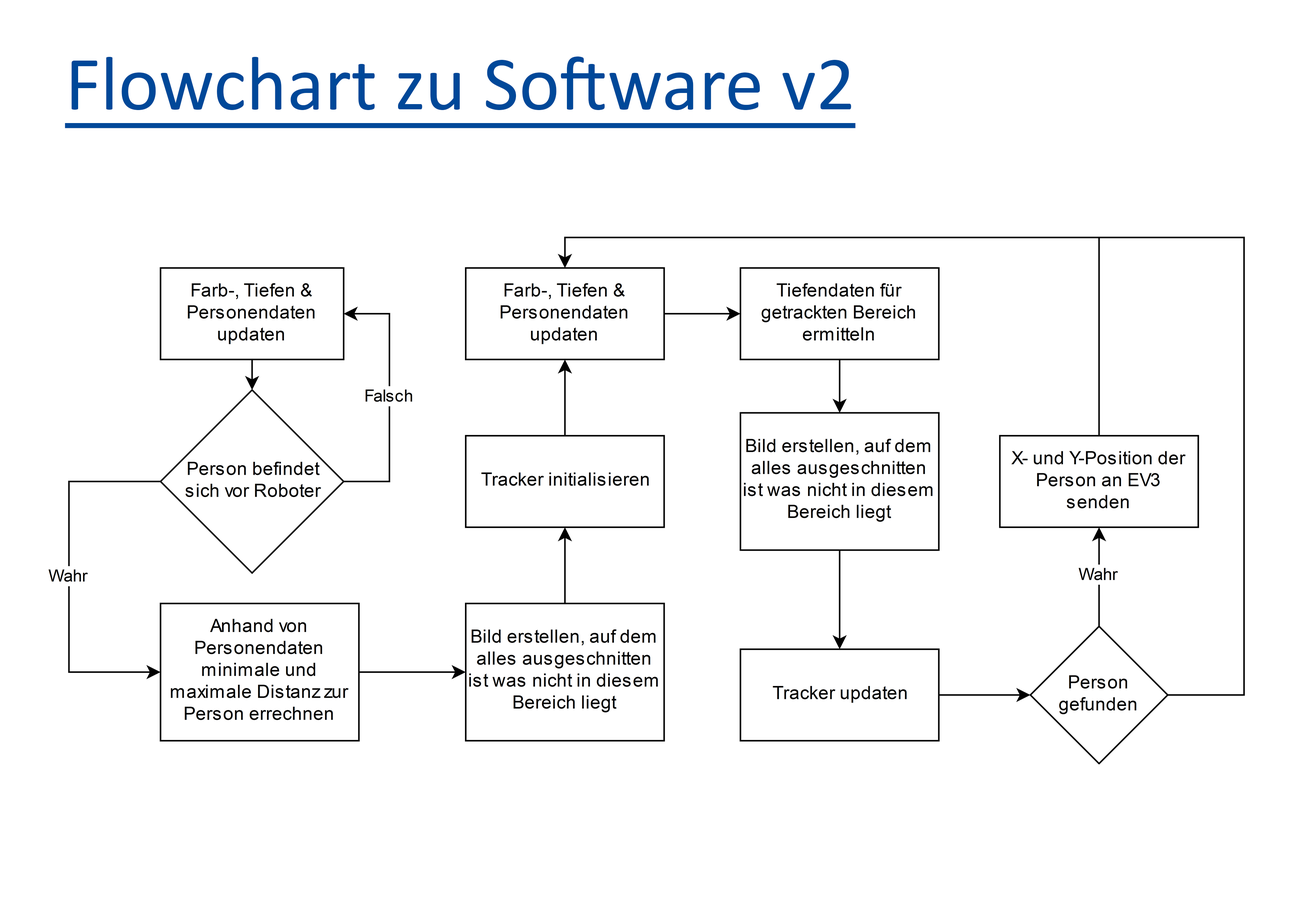
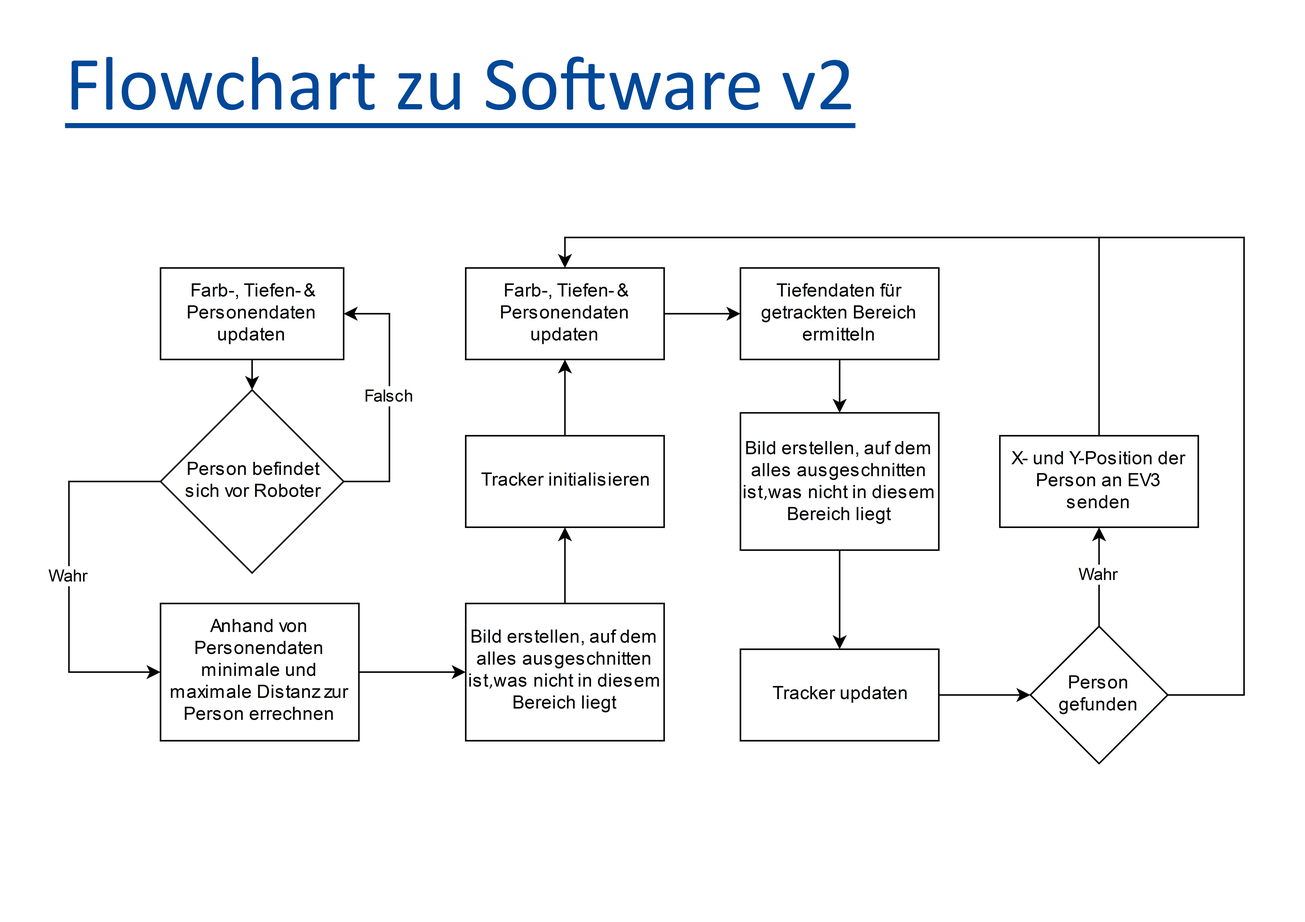
The second 1305 x 922 image is a revision of the first. Changes to its layers:
added layer "Ebene 2" above "C++-Ablauf" over bbox(743, 438, 934, 525)
painted on "C++-Ablauf" over bbox(295, 283, 660, 689)
